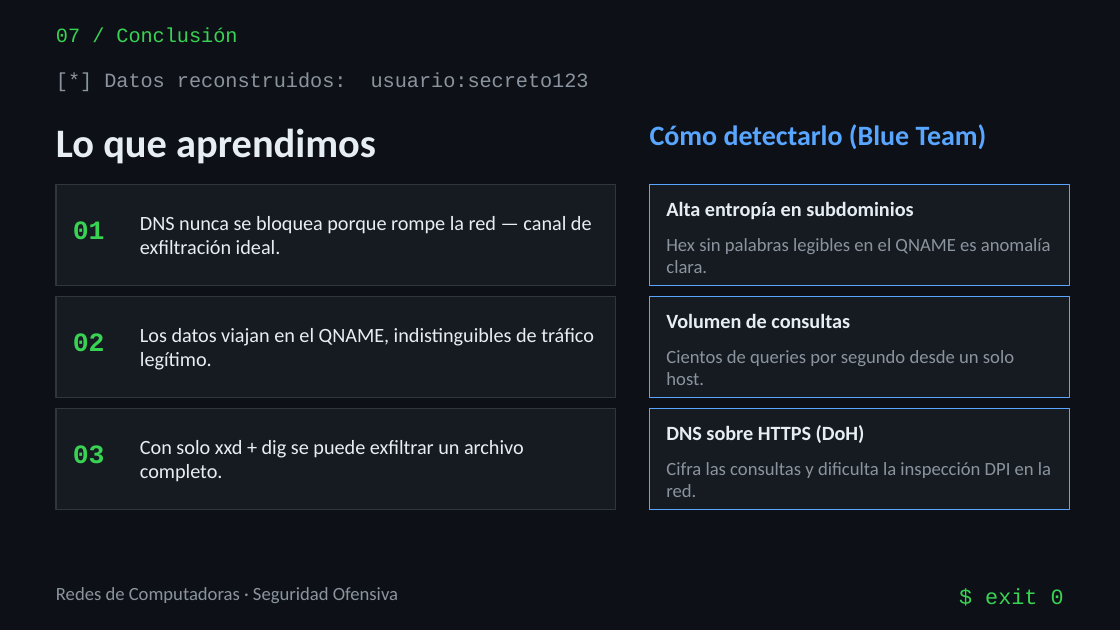
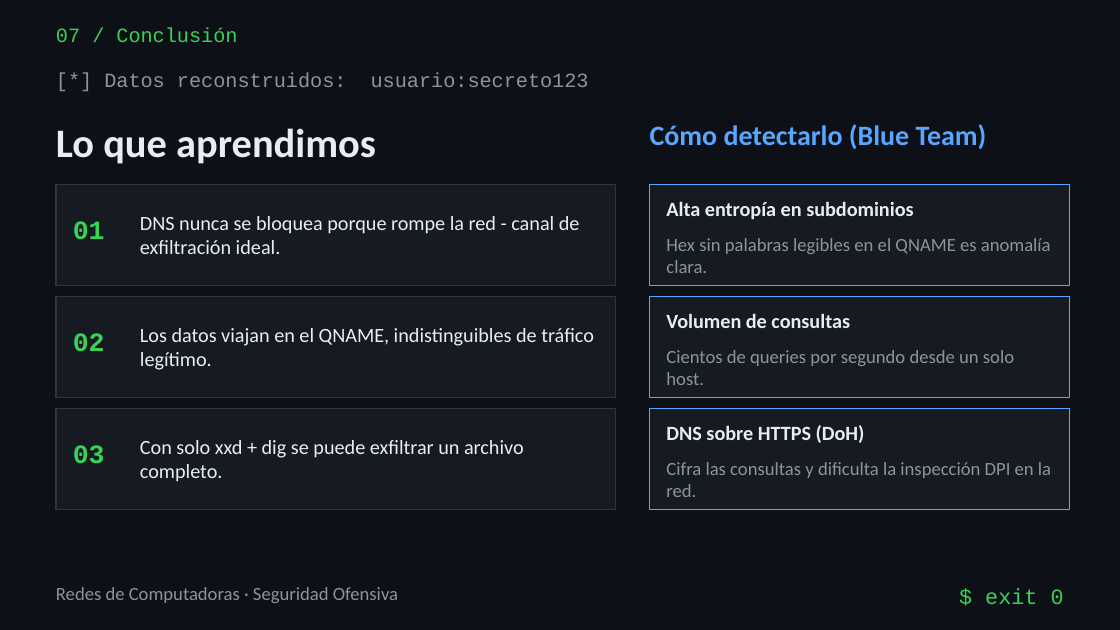
Before and after one commit to Fulish-code/Offensive-DNS_Expo, a slide deck: slide 8 of presentacion/exfiltracion-dns.pptx. Drawn at 1120x630 pixels with LibreOffice and Linux fonts; fonts in the diff are those of the drawing. Boxes give left, top, right and bottom in pixels: in the first picture for what was removed or moved away, otherwise in the second. Text is boxed around its words. In the diff, an @@ line names an element or a change of style, - is before the commit and + after.

```diff
--- a/presentacion/exfiltracion-dns.pptx
+++ b/presentacion/exfiltracion-dns.pptx
@@ text at <box>140,216,580,254</box>: text changed @@
-DNS nunca se bloquea porque rompe la red — canal de exfiltración ideal.
+DNS nunca se bloquea porque rompe la red - canal de exfiltración ideal.
```
Also in this commit, not shown: 4 other slides changed, 2 other files.
